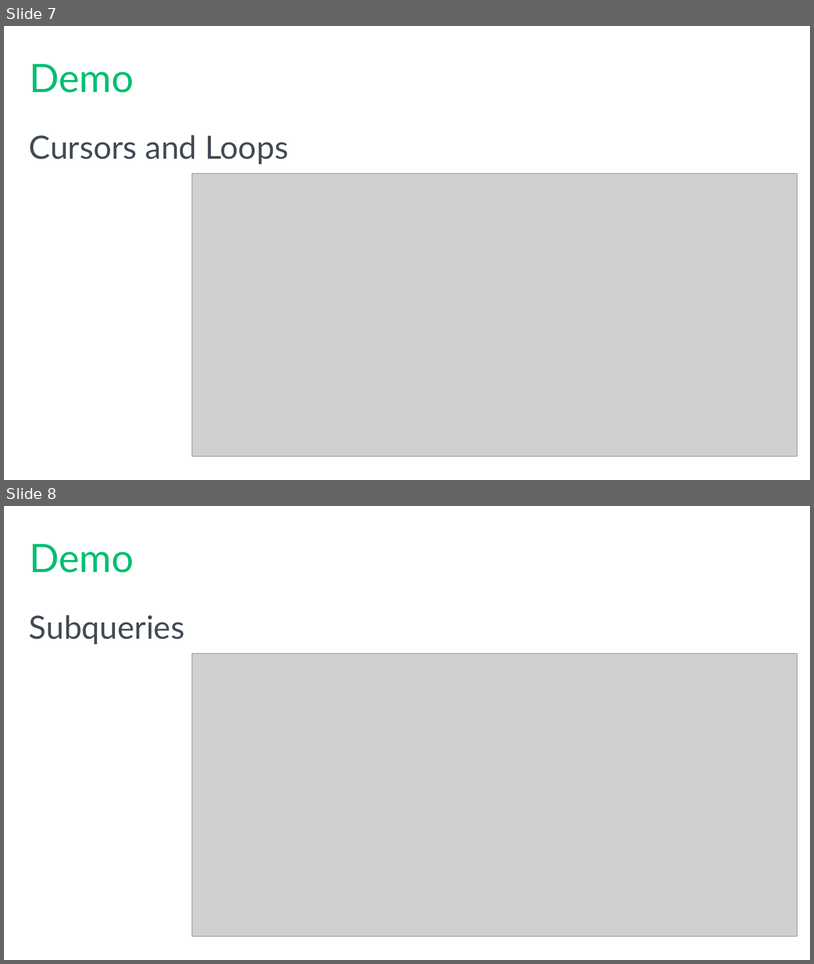
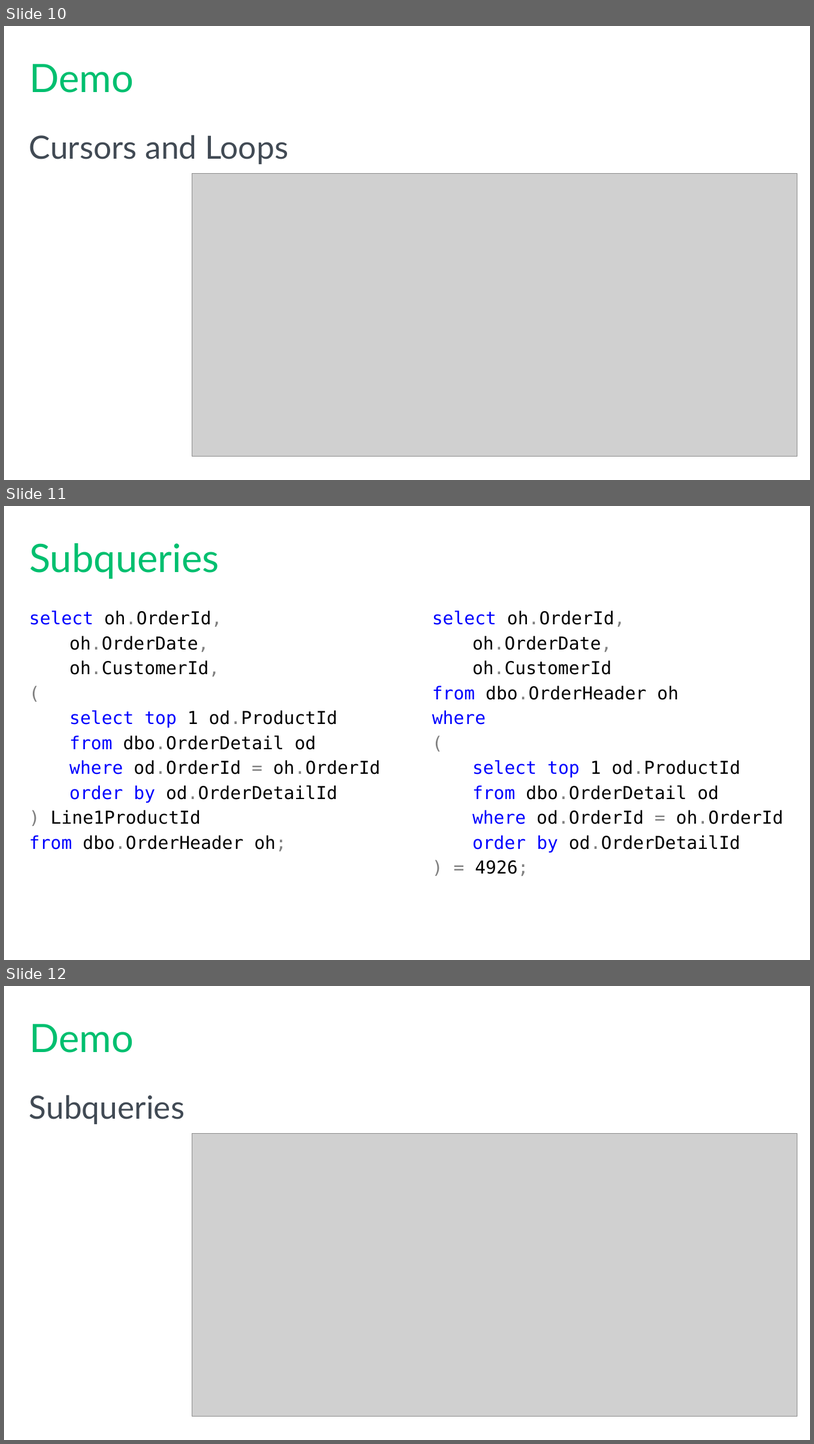
Before and after one commit to tf3604/SetMeUp, a slide deck: HowToThinkInSets.pptx. Shown one above the other, each under a label of ours: slides 7 and 8 before the commit, slides 10, 11 and 12 after it. The pictures are 814x964 and 814x1444 pixels, drawn with LibreOffice and Linux fonts; fonts in the diff are those of the drawing; grey boxes stand for pictures; background and template pictures are left out. Boxes give left, top, right and bottom in pixels: in the first picture for what was removed or moved away, otherwise in the second. Text is boxed around its words. In the diff, an @@ line names an element or a change of style, - is before the commit and + after.

Commit message:
More detail slides between demos.

```diff
--- a/HowToThinkInSets.pptx
+++ b/HowToThinkInSets.pptx
@@ slide 11 added at bbox=[4, 506, 810, 960], background #FFFFFF @@
@@ title added at bbox=[29, 543, 219, 579], 44 pt, text #00BF6F @@
+Subqueries
@@ text added at bbox=[29, 610, 381, 851], 20 pt, text #000000 @@
+select oh.OrderId,
+  oh.OrderDate,
+  oh.CustomerId,
+(
+  select top 1 od.ProductId
+  from dbo.OrderDetail od
+  where od.OrderId = oh.OrderId
+  order by od.OrderDetailId
+) Line1ProductId
+from dbo.OrderHeader oh;
@@ text added at bbox=[432, 610, 784, 876], 20 pt, text #000000 @@
+select oh.OrderId,
+  oh.OrderDate,
+  oh.CustomerId
+from dbo.OrderHeader oh
+where
+(
+  select top 1 od.ProductId
+  from dbo.OrderDetail od
+  where od.OrderId = oh.OrderId
+  order by od.OrderDetailId
+) = 4926;
@@ what was slide 7 is now slide 10 @@
@@ what was slide 8 is now slide 12 @@
```
Also in this commit, not shown: 1 slide changed, 6 other slides added.
